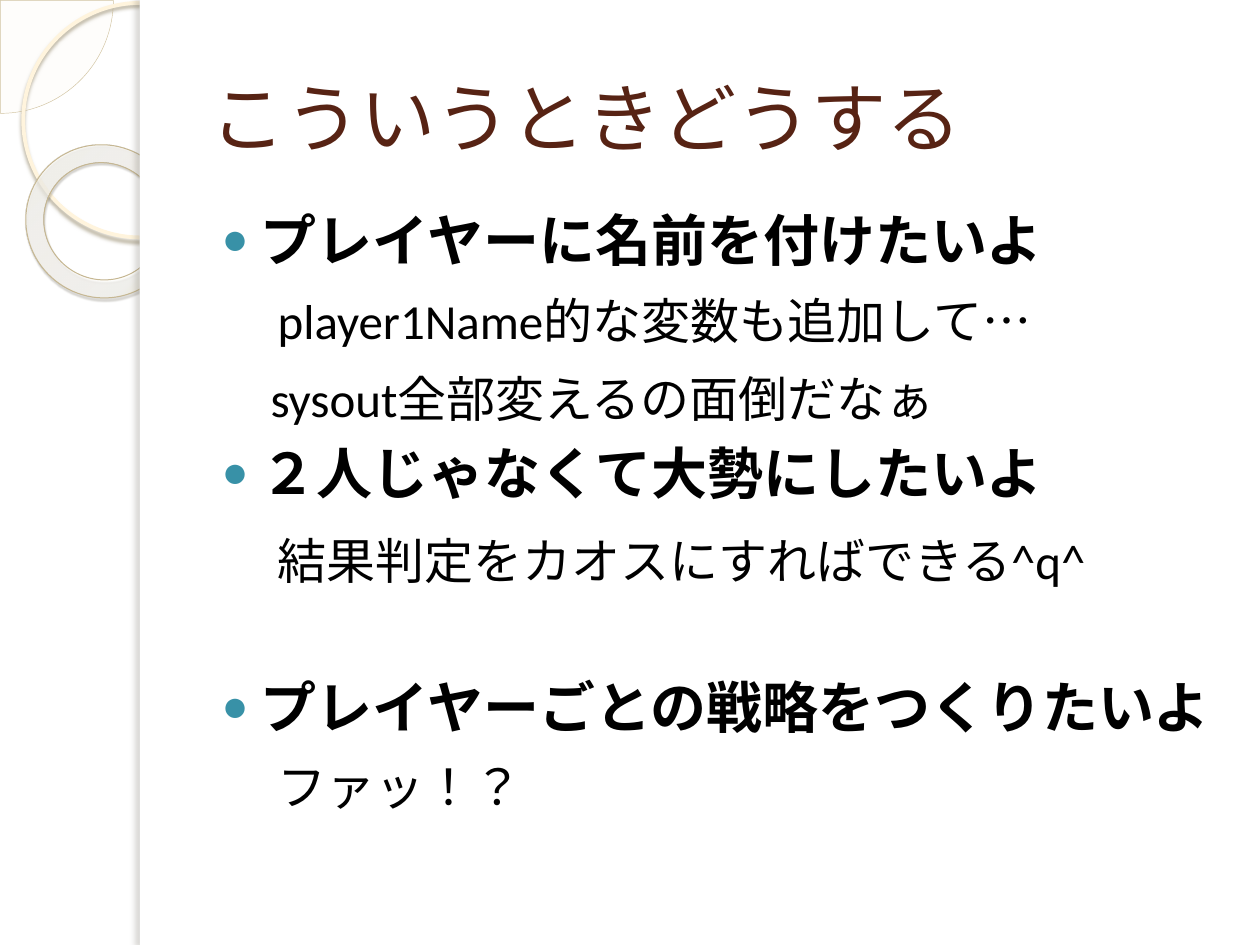
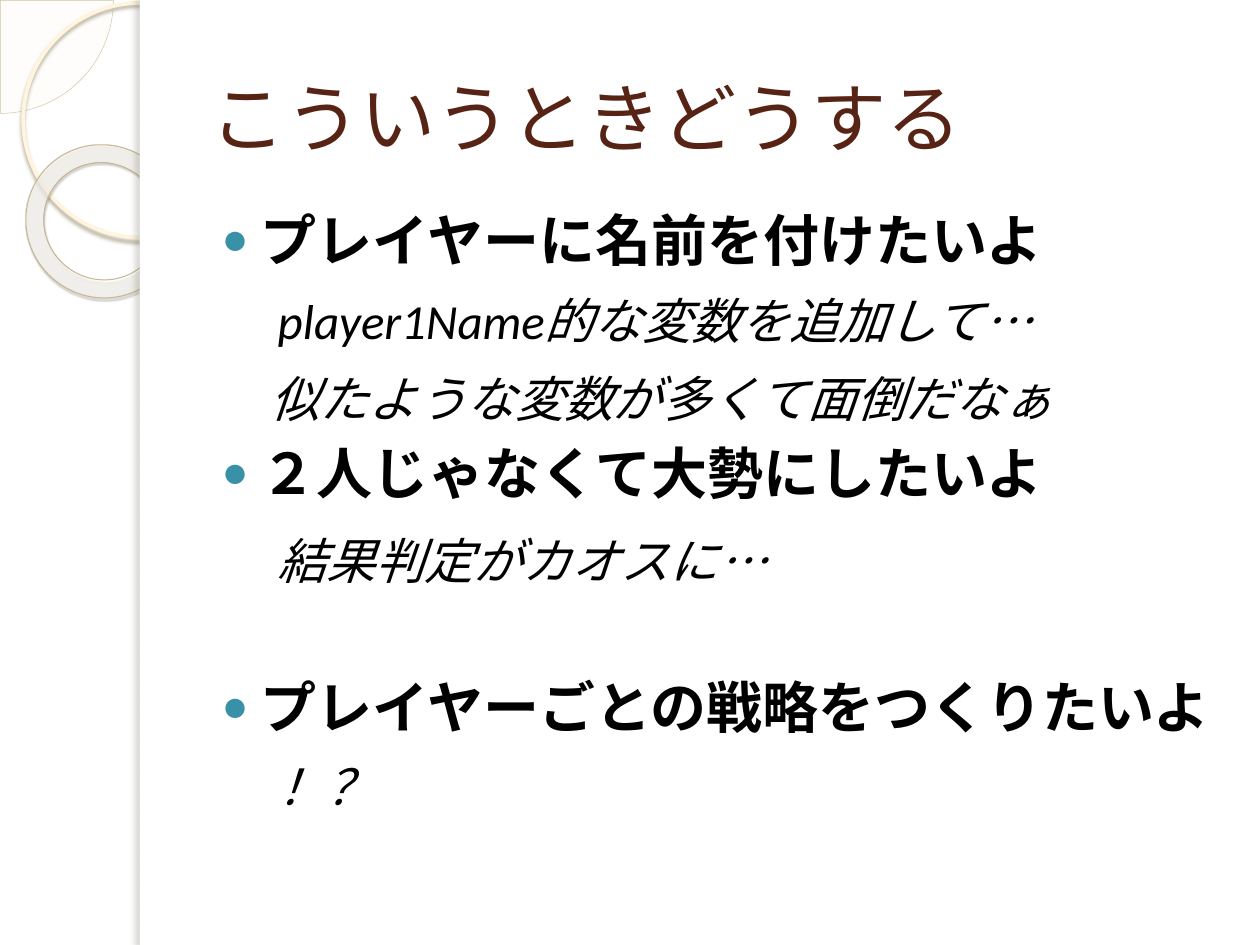
Before and after one commit to yuridonus/FEstudy, a slide deck: slide 12 of objectStudy.pptx. Drawn at 1260x945 pixels with LibreOffice and Linux fonts; fonts in the diff are those of the drawing; background and template pictures are left out. Boxes give left, top, right and bottom in pixels: in the first picture for what was removed or moved away, otherwise in the second. Text is boxed around its words. In the diff, an @@ line names an element or a change of style, - is before the commit and + after.

```diff
--- a/objectStudy.pptx
+++ b/objectStudy.pptx
@@ text at (x1=271, y1=375, x2=1053, y2=421): text changed; italic on @@
-player1Name的な変数も追加して…
-sysout全部変えるの面倒だなぁ
+player1Name的な変数を追加して…
+似たような変数が多くて面倒だなぁ
@@ text at (x1=278, y1=537, x2=767, y2=583): text changed; italic on @@
-結果判定をカオスにすればできる^q^
+結果判定がカオスに…
@@ text at (x1=278, y1=767, x2=523, y2=809): text changed; italic on @@
-ファッ！？
+！？
```
Also in this commit, not shown: 12 other slides changed, 15 slides added, 5 slides removed.
